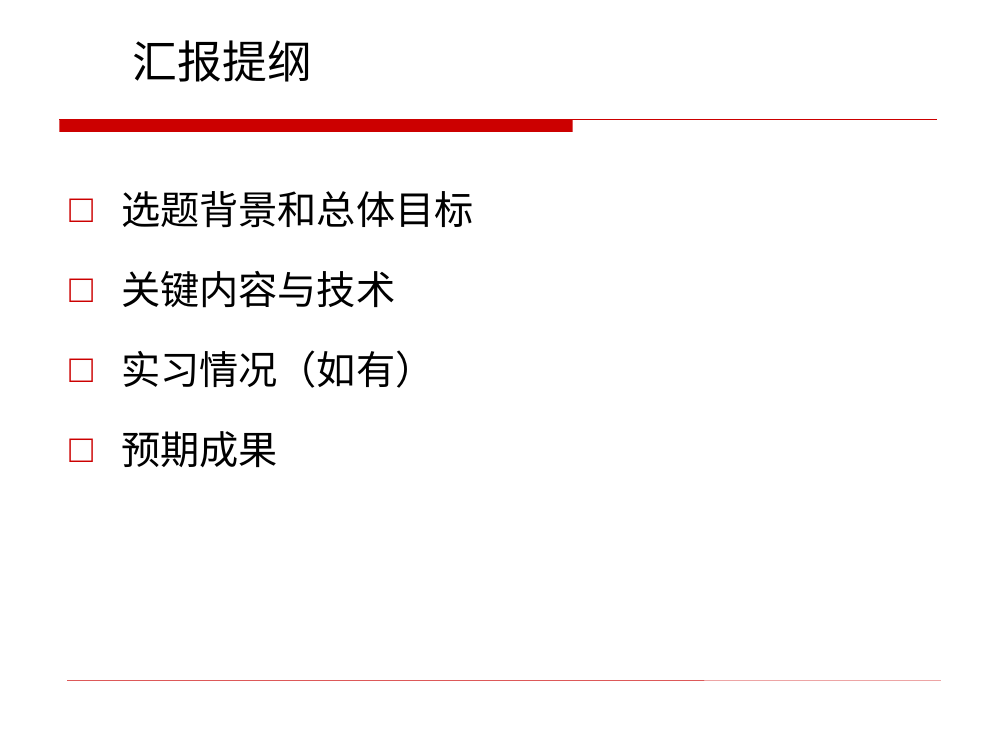
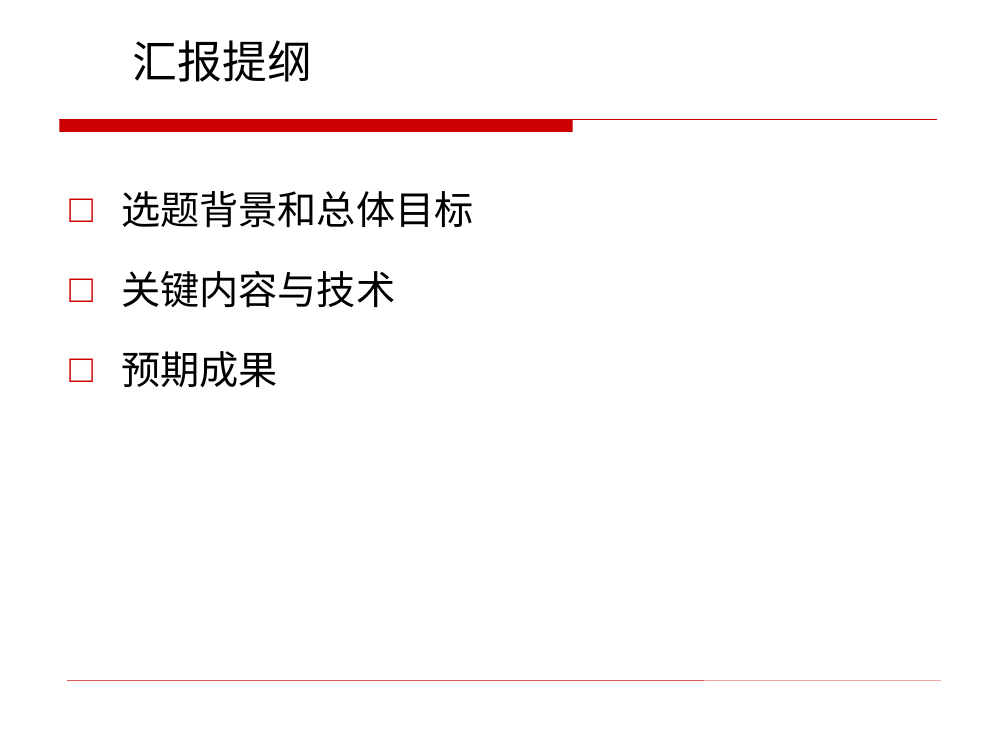
Before and after one commit to bensaku/ikun-home, a slide deck: slide 2 of 毕业设计/附件1：软件学院本科毕业设计汇报检查PPT模版（第1次）.pptx. Drawn at 1008x756 pixels with LibreOffice and Linux fonts; fonts in the diff are those of the drawing; background and template pictures are left out. Boxes give left, top, right and bottom in pixels: in the first picture for what was removed or moved away, otherwise in the second. Text is boxed around its words. In the diff, an @@ line names an element or a change of style, - is before the commit and + after.

```diff
--- a/毕业设计/附件1：软件学院本科毕业设计汇报检查PPT模版（第1次）.pptx
+++ b/毕业设计/附件1：软件学院本科毕业设计汇报检查PPT模版（第1次）.pptx
@@ text at <box>121,350,434,388</box>: paragraph removed @@
-□ 实习情况（如有）
```
Also in this commit, not shown: 2 other slides changed.
